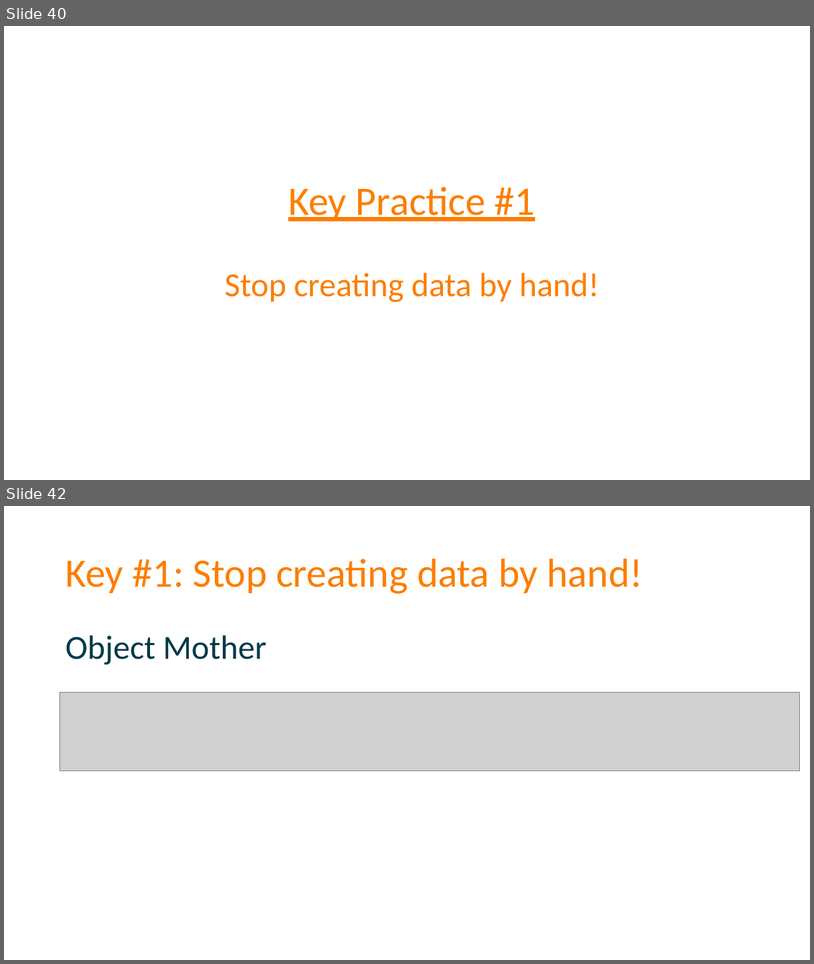
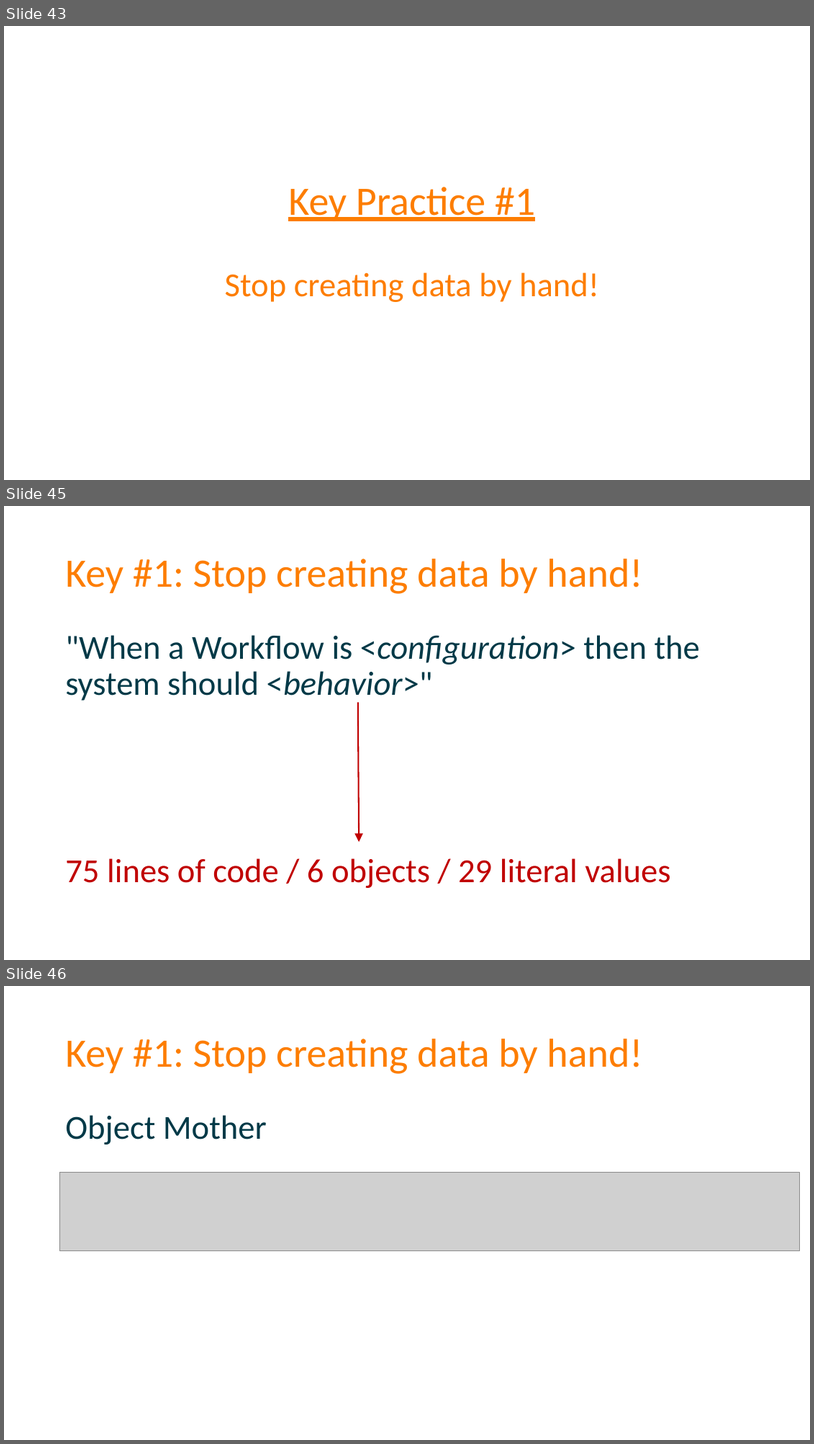
Before and after one commit to spetryjohnson/Talk-Patterns_of_Effective_Test_Setup, a slide deck: POETS - CodeMash 2017.pptx. Shown one above the other, each under a label of ours: slides 40 and 42 before the commit, slides 43, 45 and 46 after it; the slides between them are not shown. The pictures are 814x964 and 814x1444 pixels, drawn with LibreOffice and Linux fonts; fonts in the diff are those of the drawing; grey boxes stand for pictures. Boxes give left, top, right and bottom in pixels: in the first picture for what was removed or moved away, otherwise in the second. Text is boxed around its words. In the diff, an @@ line names an element or a change of style, - is before the commit and + after.

```diff
--- a/POETS - CodeMash 2017.pptx
+++ b/POETS - CodeMash 2017.pptx
@@ slide 45 added at <box>4,506,810,960</box>, background #FFFFFF @@
@@ title added at <box>65,559,643,594</box>, 48 pt, text #FD7D00 @@
+Key #1: Stop creating data by hand!
@@ text added at <box>65,635,700,888</box>, 40 pt, text #013947 @@
+"When a Workflow is <configuration> then the system should <behavior>"
+75 lines of code / 6 objects / 29 literal values
@@ arrow added from (358, 702) to (359, 842), #C00000 1.75 pt @@
@@ what was slide 40 is now slide 43 @@
@@ what was slide 42 is now slide 46 @@
```
Also in this commit, not shown: 10 slides changed, 3 other slides added, 9 other files.
